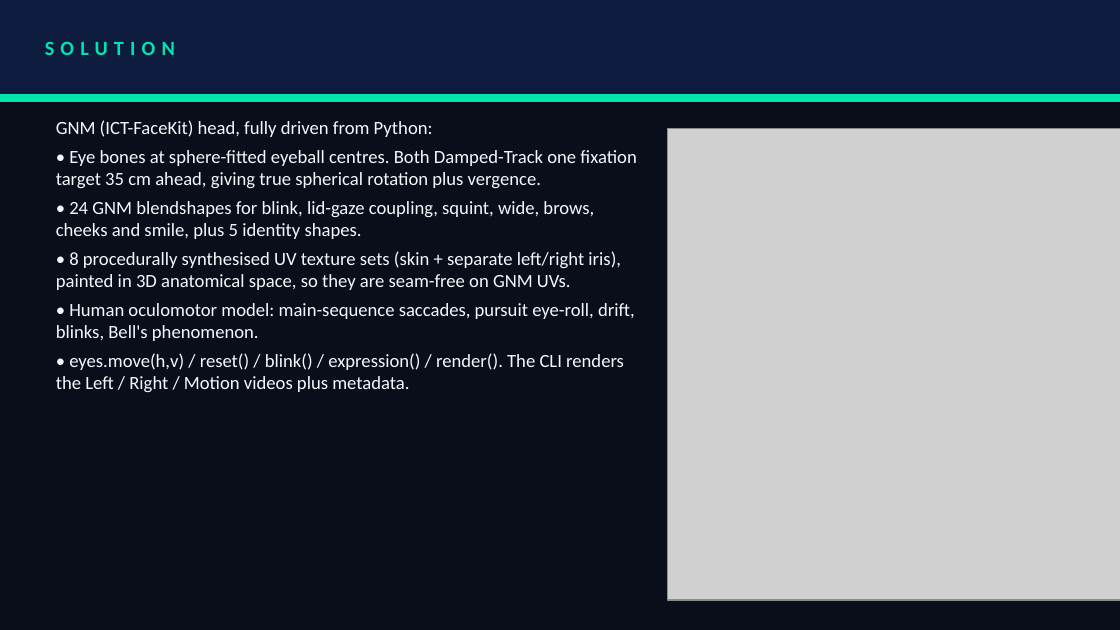
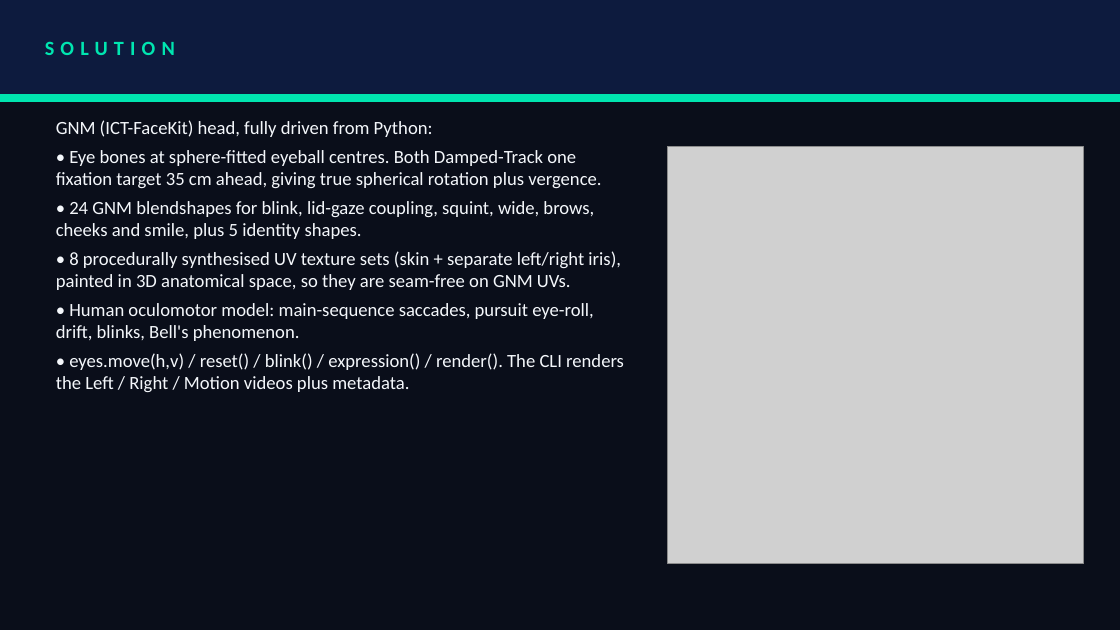
Before and after one commit to visshva-r/PRISM-XR-2026-Track01-ThinkLoop, a slide deck: slide 3 of docs/SRM Institute of Science and Technology_Think Loop.pptx. Drawn at 1120x630 pixels with LibreOffice and Linux fonts; fonts in the diff are those of the drawing; grey boxes stand for pictures. Boxes give left, top, right and bottom in pixels: in the first picture for what was removed or moved away, otherwise in the second. Text is boxed around its words. In the diff, an @@ line names an element or a change of style, - is before the commit and + after.

Commit message:
Keep problem and solution photos inside the slide

```diff
--- a/docs/SRM Institute of Science and Technology_Think Loop.pptx
+++ b/docs/SRM Institute of Science and Technology_Think Loop.pptx
@@ text "GNM (ICT-FaceKit) head, fully driven ..." rewrapped from [56,120,636,392] to [56,120,624,392] @@
@@ picture: place and size @@
-picture at [668,129,1120,600]
+picture at [668,147,1084,563]
```
Also in this commit, not shown: 1 other slide changed, 1 other file.
